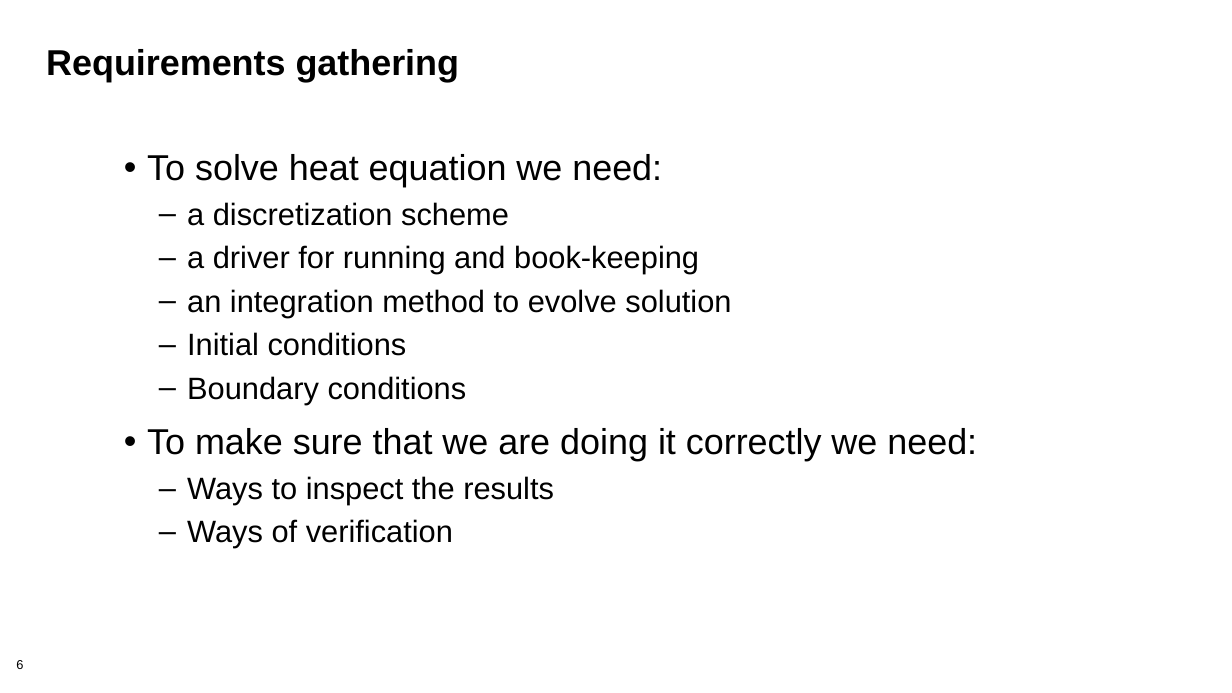
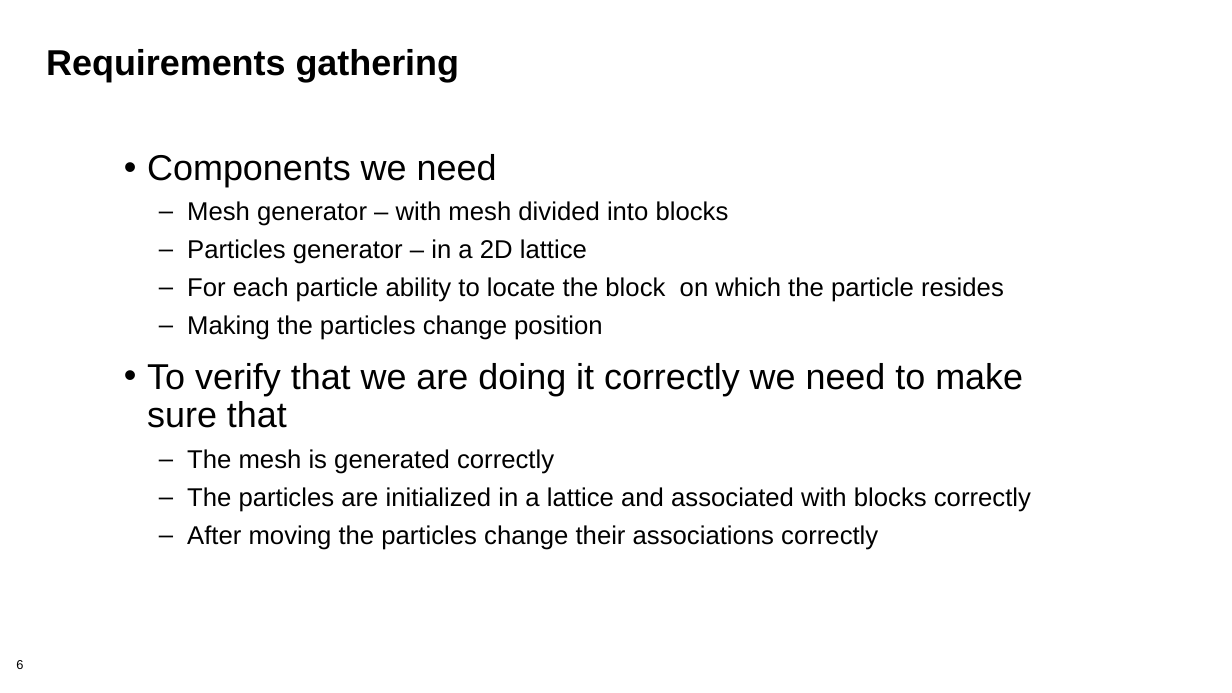
Before and after one commit to bssw-tutorial/presentations, a slide deck: slide 6 of design.pptx. Drawn at 1232x693 pixels with LibreOffice and Linux fonts; fonts in the diff are those of the drawing. Boxes give left, top, right and bottom in pixels: in the first picture for what was removed or moved away, otherwise in the second. Text is boxed around its words. In the diff, an @@ line names an element or a change of style, - is before the commit and + after.

```diff
--- a/design.pptx
+++ b/design.pptx
@@ text at (x1=147, y1=154, x2=1031, y2=550): text changed; size 24 to 20 pt @@
-• To solve heat equation we need:
-  – a discretization scheme
-  – a driver for running and book-keeping
-  – an integration method to evolve solution
-  – Initial conditions
-  – Boundary conditions
-• To make sure that we are doing it correctly we need:
-  – Ways to inspect the results
-  – Ways of verification
+• Components we need
+  – Mesh generator – with mesh divided into blocks
+  – Particles generator – in a 2D lattice
+  – For each particle ability to locate the block on which the particle resides
+  – Making the particles change position
+• To verify that we are doing it correctly we need to make sure that
+  – The mesh is generated correctly
+  – The particles are initialized in a lattice and associated with blocks correctly
+  – After moving the particles change their associations correctly
```
Also in this commit, not shown: 6 other slides changed, 10 slides added, 10 slides removed, 1 other file.
